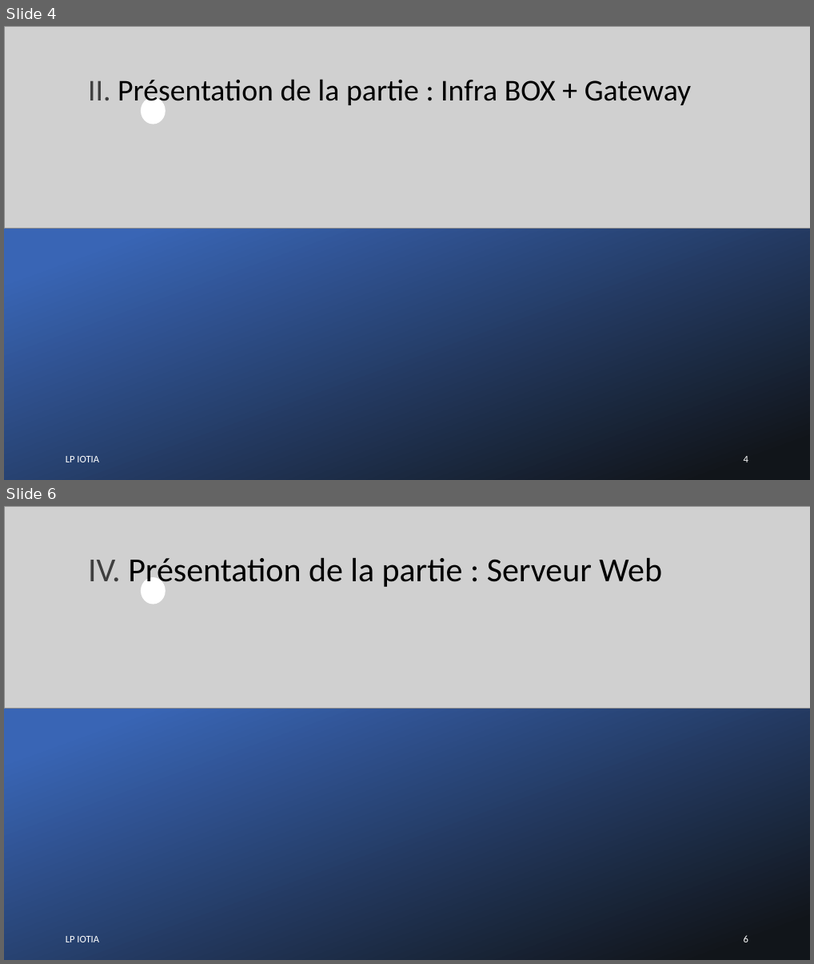
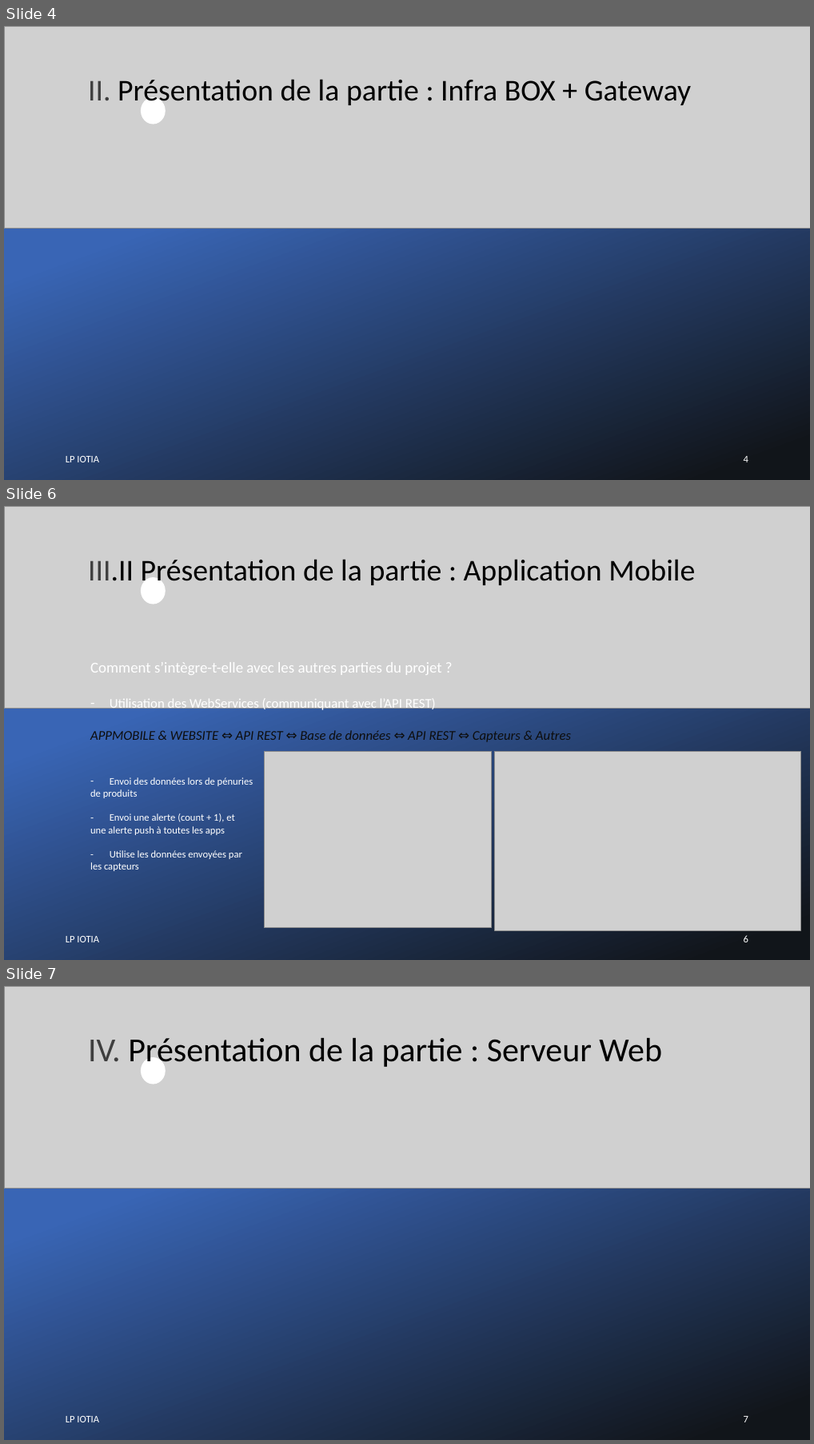
Before and after one commit to LENSAlex/ProjetIotia, a slide deck: Diapo_commun/PresentationCommune.pptx. Shown one above the other, each under a label of ours: slides 4 and 6 before the commit, slides 4, 6 and 7 after it; the slides between them are not shown. The pictures are 814x964 and 814x1444 pixels, drawn with LibreOffice and Linux fonts; fonts in the diff are those of the drawing; grey boxes stand for pictures. Boxes give left, top, right and bottom in pixels: in the first picture for what was removed or moved away, otherwise in the second. Text is boxed around its words. In the diff, an @@ line names an element or a change of style, - is before the commit and + after.

```diff
--- a/Diapo_commun/PresentationCommune.pptx
+++ b/Diapo_commun/PresentationCommune.pptx
@@ slide 6 added at box(4, 506, 810, 960), background #000000 @@
@@ picture added at box(4, 506, 810, 708) @@
@@ title added at box(88, 559, 695, 588), 36 pt, text #000000 @@
+III.II Présentation de la partie : Application Mobile
@@ ellipse added at box(141, 577, 166, 604), fill #FFFFFF @@
@@ rectangle added at box(4, 596, 810, 960), fill gradient #3965B5 to #11151A @@
@@ text added at box(90, 662, 571, 871), 12 pt, text #FFFFFF @@
+Comment s’intègre-t-elle avec les autres parties du projet ?
+– Utilisation des WebServices (communiquant avec l’API REST)
+APPMOBILE & WEBSITE ⇔ API REST ⇔ Base de données ⇔ API REST ⇔ Capteurs & Autres
+– Envoi des données lors de pénuries
+de produits
+– Envoi une alerte (count + 1), et
+une alerte push à toutes les apps
+- Utilise les données envoyées par
+les capteurs
@@ picture added at box(264, 751, 491, 928) @@
@@ picture added at box(495, 751, 802, 930) @@
@@ text added at box(66, 936, 99, 942), 12 pt, text #FFFFFF @@
+LP IOTIA
@@ page number added at box(744, 935, 749, 942), 12 pt, text #FFFFFF @@
+6
@@ what was slide 6 is now slide 7 @@
@@ page number at box(744, 1416, 749, 1422): text changed @@
-6
+7
```
Also in this commit, not shown: 1 slide changed.
